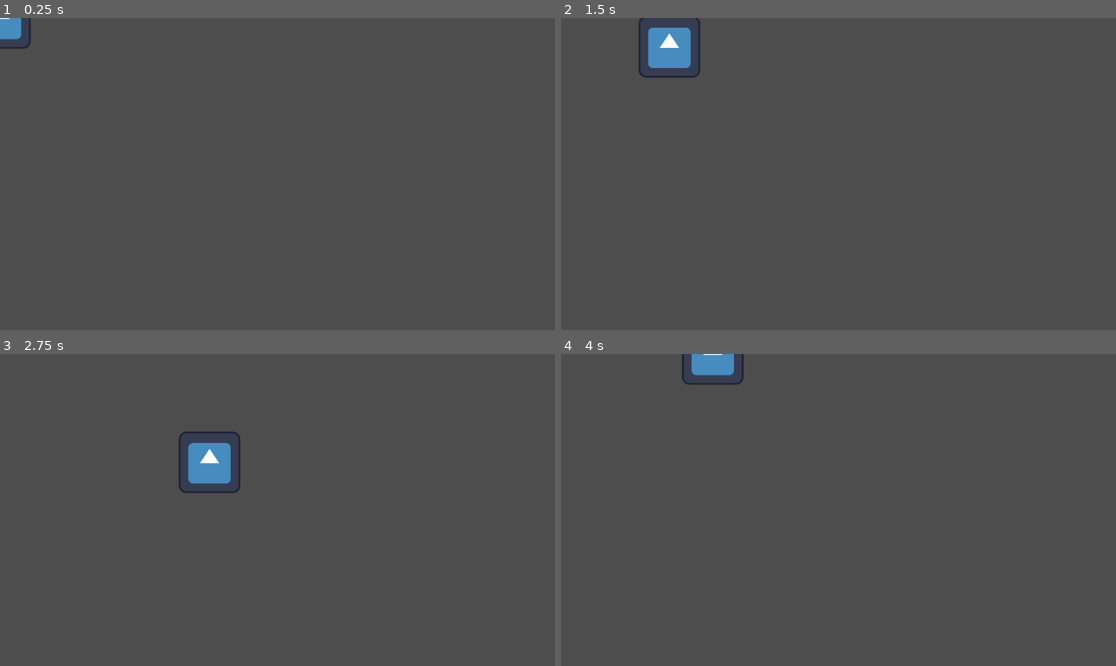
Above: before the commit, frames 1-4 (two rows, left to right).
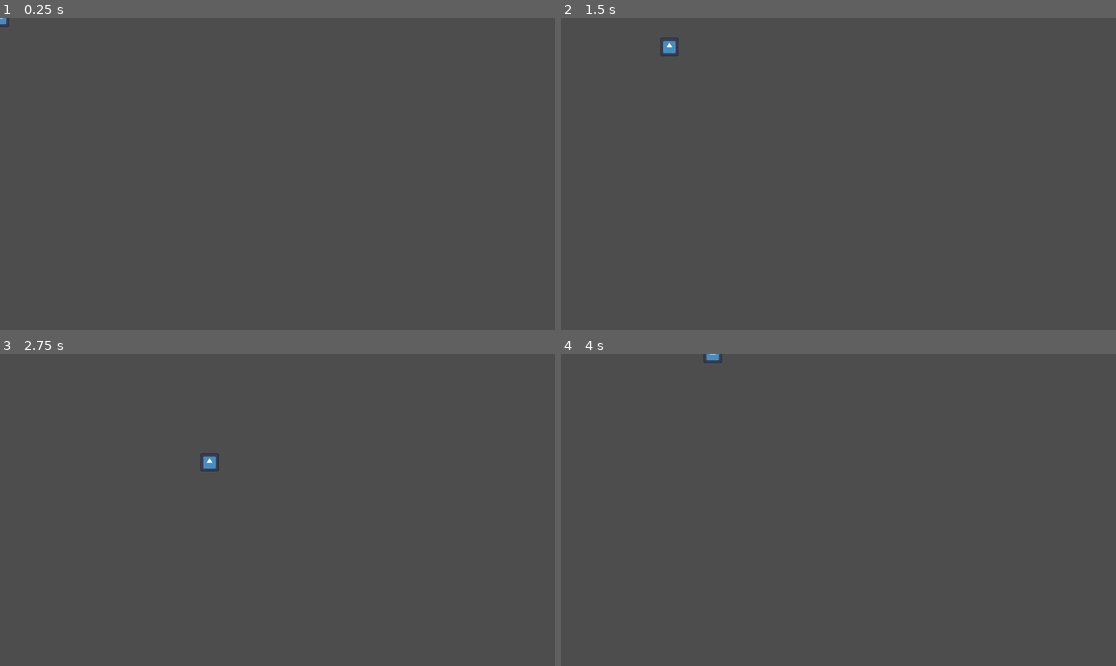
Above: after the commit, the same moments.

Repository: feargrinn/cyberiada2024
Game: Godot game, scene res://game.tscn
Two runs of this game, one before a commit and one after it. Both use one fixed random seed, a clock stepped at 60 frames per second and the inputs below. The engine's default icon, where the game draws it, is replaced by a stand-in: a white triangle on a blue panel in a dark square.
Inputs:
- Up to frame 1 (0.25 s): no input
- Up to frame 2 (1.5 s): tap Enter at 0.5 s; hold Right (ui_right) 0.53-1.28 s; tap Space (interact_A, bound only after the commit) at 0.6, 1.35 s; hold Down (ui_down) from 1.28 s (still down)
- Up to frame 3 (2.75 s): release Down (ui_down) at 2.03 s; hold Right (ui_right) from 2.03 s (still down); tap Space (interact_A, bound only after the commit) at 2.1 s
- Up to frame 4 (4 s): release Right (ui_right) at 2.78 s; hold Up (ui_up) 2.78-3.53 s; tap Space (interact_A, bound only after the commit) at 2.85, 3.6 s; hold Left (ui_left) from 3.53 s (still down)

The runs differ from the first frame. In frame 1, 0.3% of the frame differs, in the area x 0-6%, y 0-10%; in frame 2, 1.2%; in frame 3, 1.2%, in the area x 32-44%, y 24-45%; in frame 4, 0.6%.

Commit message:
idk what i did

Diff:
--- /dev/null
+++ b/Globals.gd
@@ -0,0 +1,3 @@
+extends Node
+
+const TILE_SIZE = 8
--- a/characterA.tscn
+++ b/characterA.tscn
@@ -10,4 +10,5 @@
 shape = SubResource("CircleShape2D_ltdfg")
 
 [node name="Sprite2D" type="Sprite2D" parent="."]
+scale = Vector2(0.3, 0.3)
 texture = ExtResource("1_o10jr")
--- a/character_a.gd
+++ b/character_a.gd
@@ -5,6 +5,8 @@
 
 
 func _physics_process(delta: float) -> void:
+	if Input.is_action_just_pressed("interact_A"):
+		try_to_interact()
 	# Get the input direction and handle the movement/deceleration.
 	# As good practice, you should replace UI actions with custom gameplay actions.
 	var direction := Input.get_axis("ui_left", "ui_right")
@@ -18,3 +20,7 @@
 	else:
 		velocity.y = move_toward(velocity.y, 0, SPEED)
 	move_and_slide()
+
+# checks if player collides with interactable areas, interacts if
+func try_to_interact():
+	pass
--- a/oxygen_fixer.gd
+++ b/oxygen_fixer.gd
@@ -1,5 +1,6 @@
 extends Area2D
 
+class_name Interactible_Tile
 
 # Called when the node enters the scene tree for the first time.
 func _ready() -> void:
--- a/project.godot
+++ b/project.godot
@@ -15,6 +15,18 @@
 config/features=PackedStringArray("4.3", "GL Compatibility")
 config/icon="res://icon.svg"
 
+[autoload]
+
+Globals="*res://Globals.gd"
+
+[input]
+
+interact_A={
+"deadzone": 0.5,
+"events": [Object(InputEventKey,"resource_local_to_scene":false,"resource_name":"","device":0,"window_id":0,"alt_pressed":false,"shift_pressed":false,"ctrl_pressed":false,"meta_pressed":false,"pressed":false,"keycode":0,"physical_keycode":32,"key_label":0,"unicode":0,"location":0,"echo":false,"script":null)
+]
+}
+
 [rendering]
 
 renderer/rendering_method="gl_compatibility"
